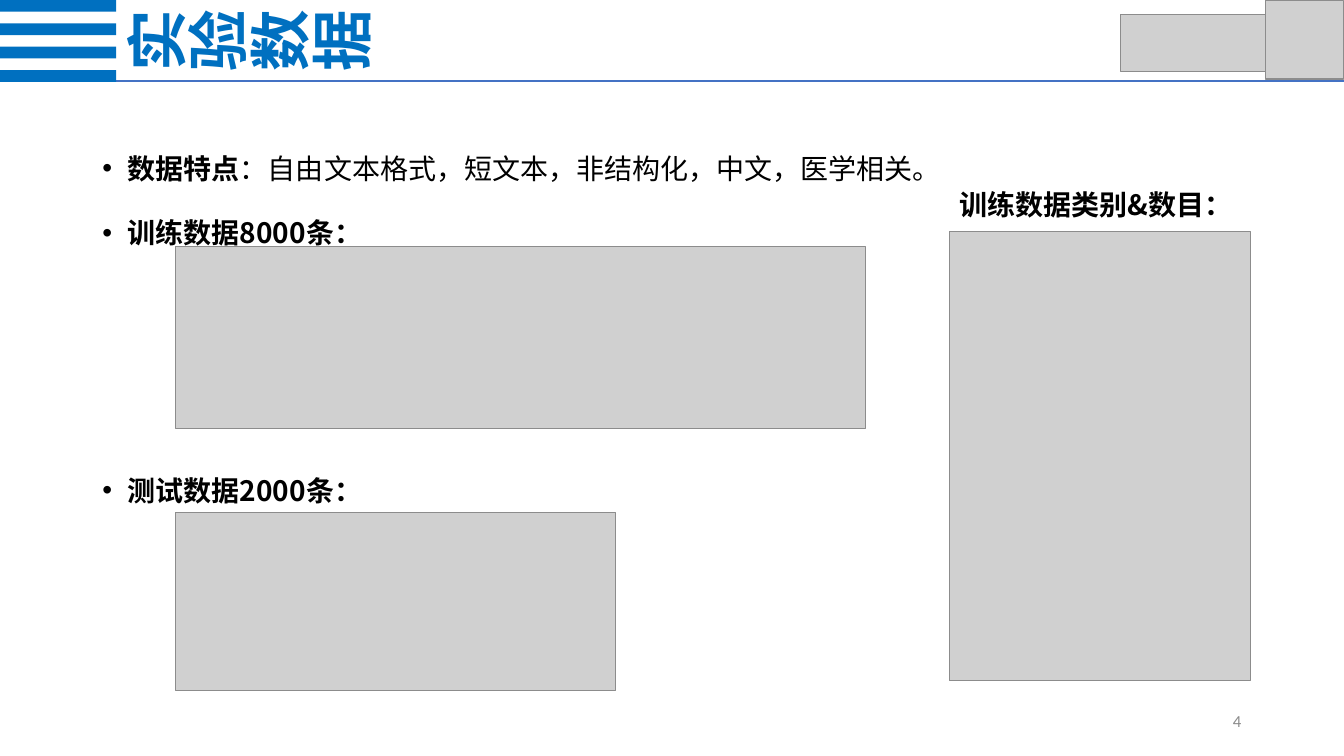
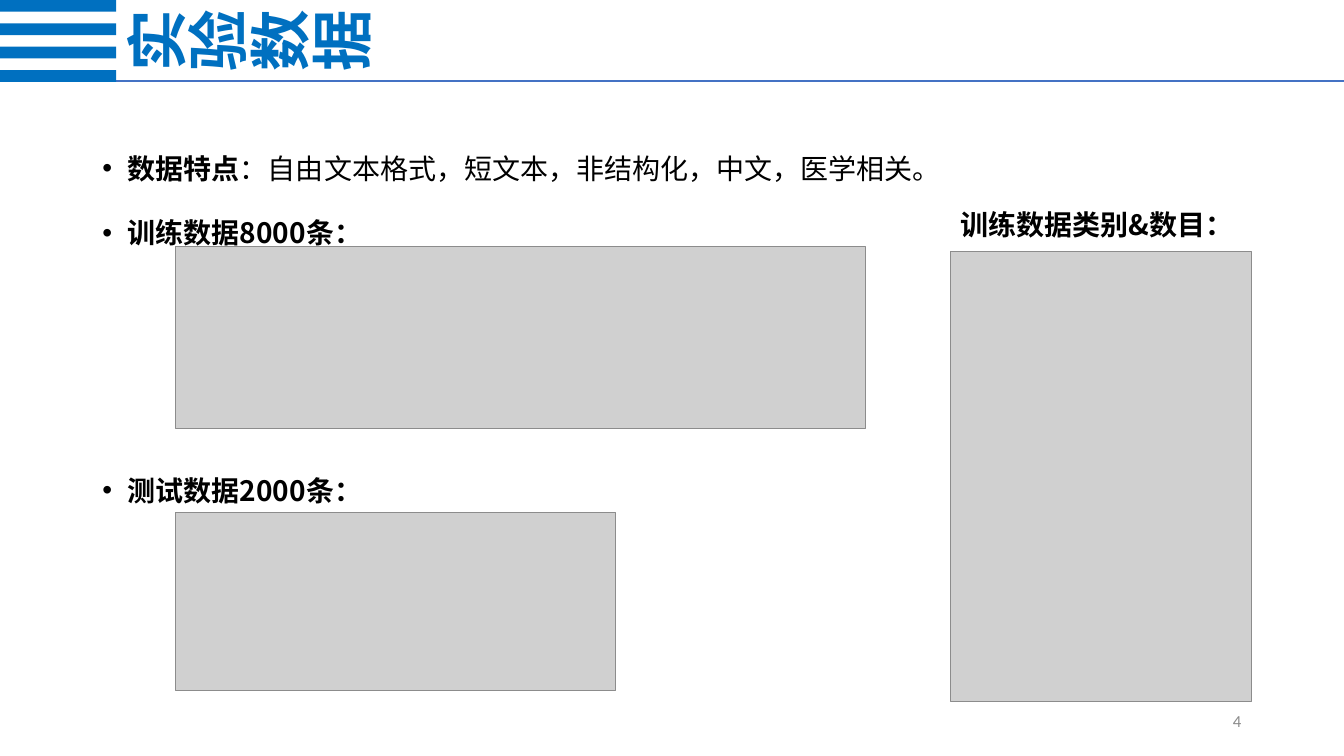
Before and after one commit to zonghui0228/Chinese-Medical-Text-Classification, a slide deck: slide 4 of Chinese_Medical_Text_Classification.pptx. Drawn at 1344x756 pixels with LibreOffice and Linux fonts; fonts in the diff are those of the drawing; grey boxes stand for pictures. Boxes give left, top, right and bottom in pixels: in the first picture for what was removed or moved away, otherwise in the second. Text is boxed around its words. In the diff, an @@ line names an element or a change of style, - is before the commit and + after.

```diff
--- a/Chinese_Medical_Text_Classification.pptx
+++ b/Chinese_Medical_Text_Classification.pptx
@@ picture removed at (1121,14,1270,72) @@
@@ picture removed at (1266,1,1344,80) @@
@@ text "训练数据类别&数目：": place and size @@
-text "训练数据类别&数目：" at (959,191,1232,218)
+text "训练数据类别&数目：" at (960,211,1233,238)
@@ picture: place and size @@
-picture at (950,232,1251,682)
+picture at (951,252,1252,702)
```
Also in this commit, not shown: 7 other slides changed, 3 slides removed, 1 other file.
